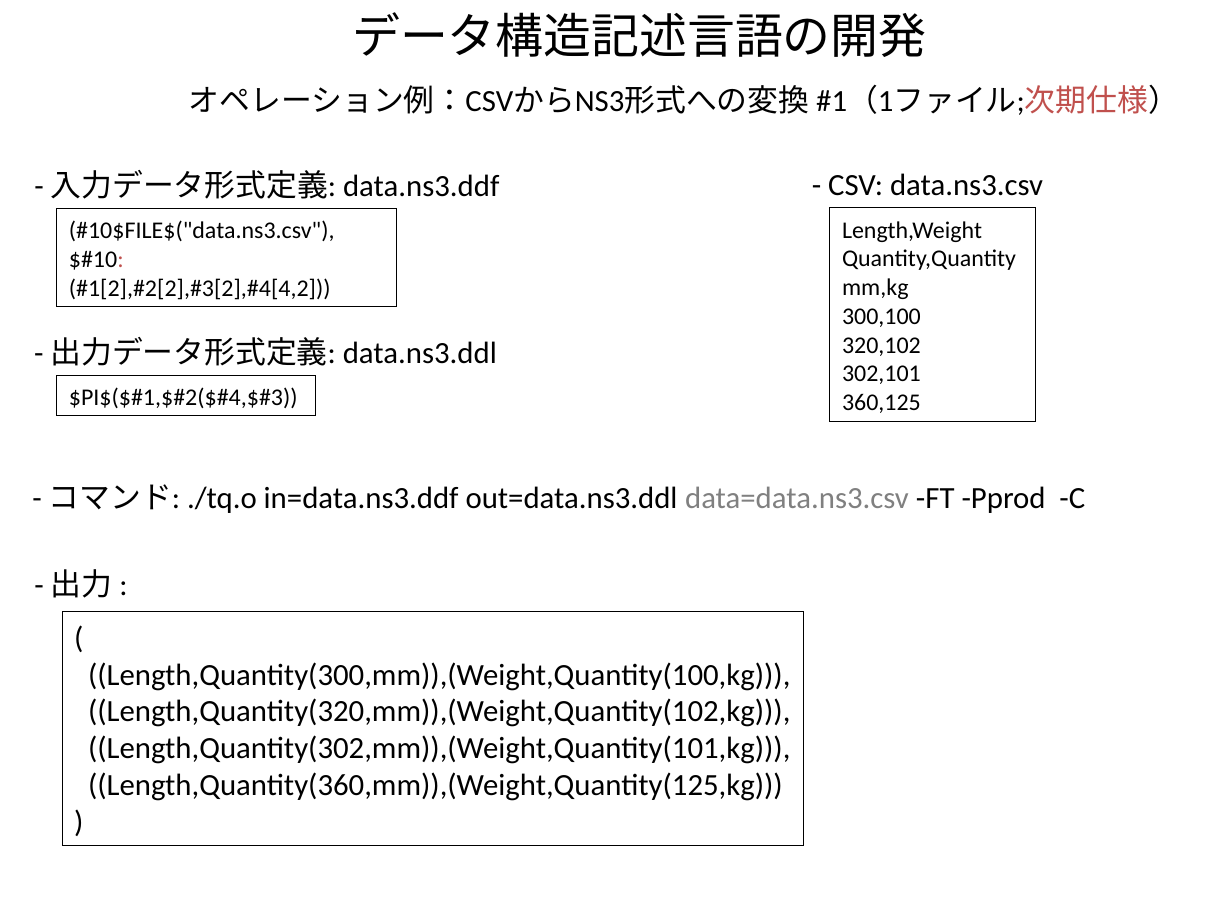
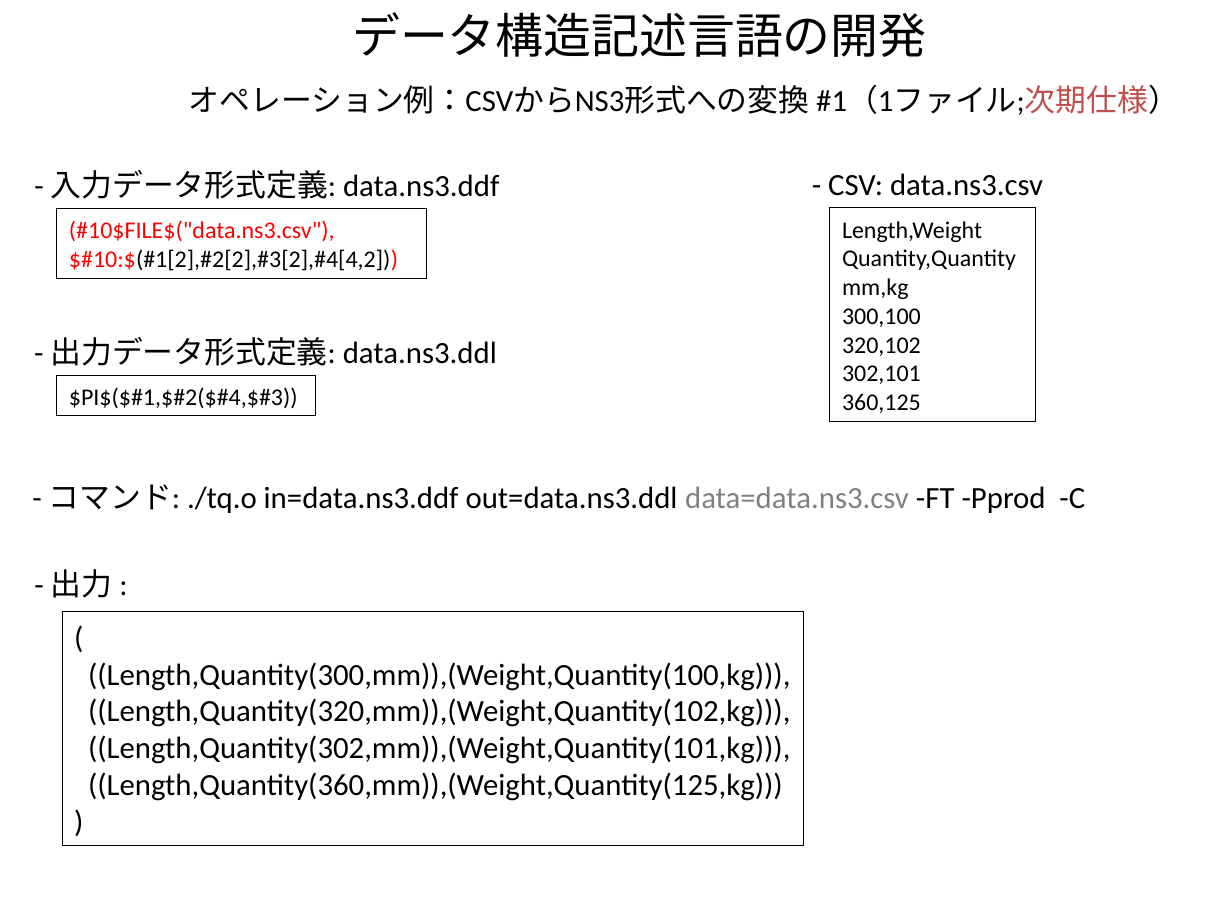
Before and after one commit to kouamano/RECURSIVE-SYSTEM, a slide deck: slide 5 of Document/tq_op_example.odp. Drawn at 1232x924 pixels with LibreOffice and Linux fonts; fonts in the diff are those of the drawing. Boxes give left, top, right and bottom in pixels: in the first picture for what was removed or moved away, otherwise in the second. Text is boxed around its words. In the diff, an @@ line names an element or a change of style, - is before the commit and + after.

```diff
--- a/Document/tq_op_example.odp
+++ b/Document/tq_op_example.odp
@@ rectangle "(#10$FILE$("data.ns3.csv"),": place and size @@
-rectangle "(#10$FILE$("data.ns3.csv")," at box(57, 208, 397, 307)
+rectangle "(#10$FILE$("data.ns3.csv")," at box(57, 208, 426, 278)
@@ text in rectangle at box(69, 220, 335, 241): text colour #000000 to #FF0000 in "(#10$FILE$("data.ns3.csv")," @@
@@ text in rectangle at box(69, 249, 398, 271): text changed @@
-$#10:(#1[2],#2[2],#3[2],#4[4,2]))
+$#10:$(#1[2],#2[2],#3[2],#4[4,2]))
```
Also in this commit, not shown: 3 other slides changed.
